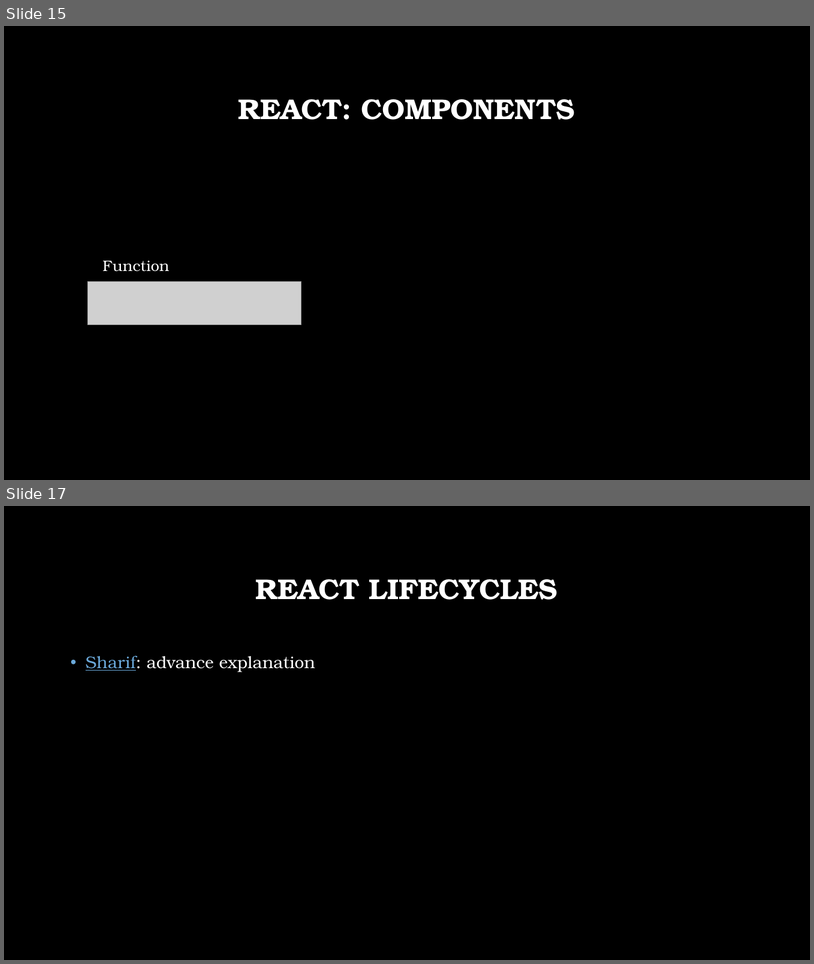
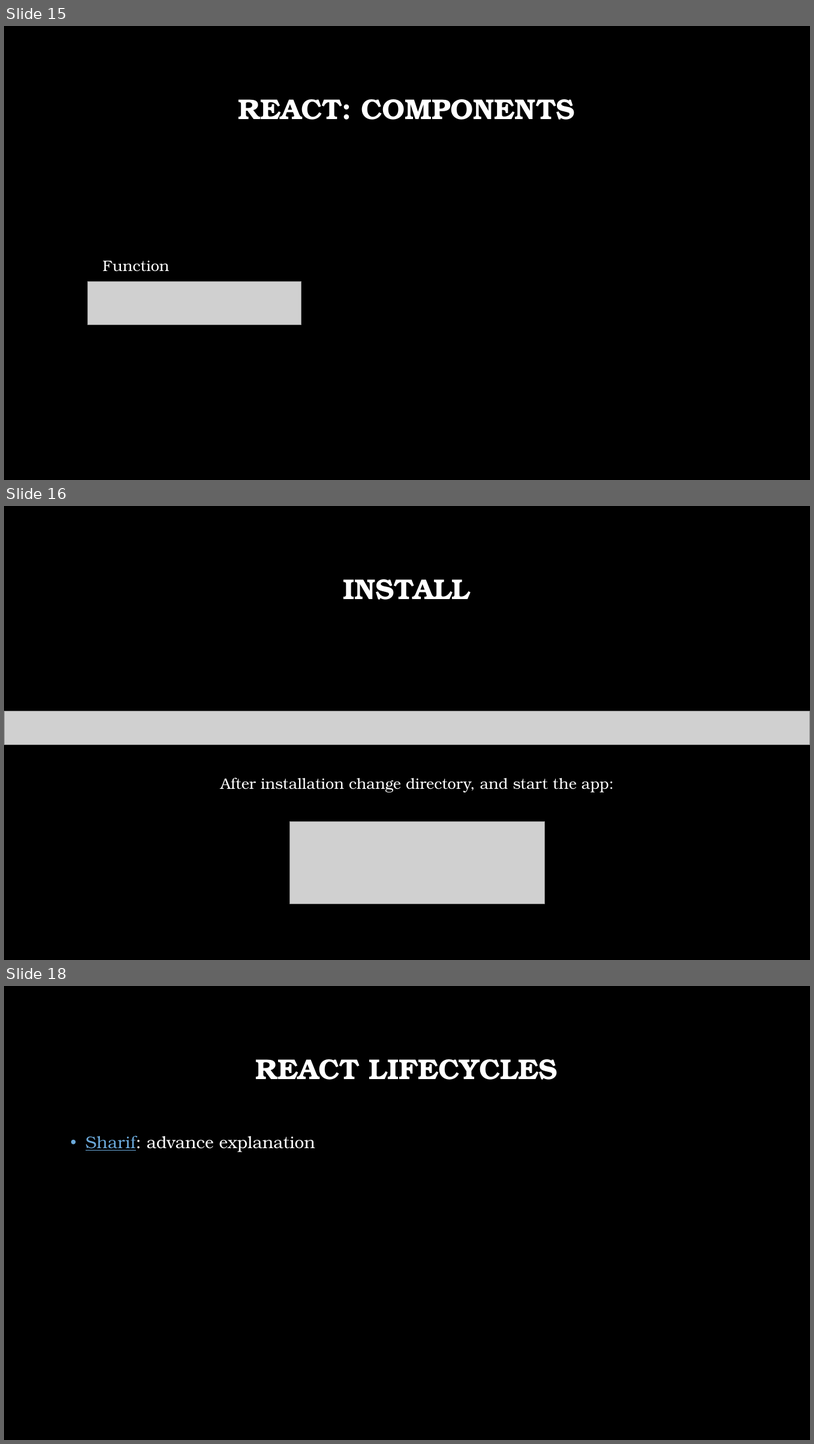
Before and after one commit to talyaron/full-stack, a slide deck: SPA/React/react.pptx. Shown one above the other, each under a label of ours: slides 15 and 17 before the commit, slides 15, 16 and 18 after it; the slides between them are not shown. The pictures are 814x964 and 814x1444 pixels, drawn with LibreOffice and Linux fonts; fonts in the diff are those of the drawing; grey boxes stand for pictures; background and template pictures are left out. Boxes give left, top, right and bottom in pixels: in the first picture for what was removed or moved away, otherwise in the second. Text is boxed around its words. In the diff, an @@ line names an element or a change of style, - is before the commit and + after.

```diff
--- a/SPA/React/react.pptx
+++ b/SPA/React/react.pptx
@@ slide 16 added at [4,506,810,960], background picture (left out) @@
@@ title added at [343,579,470,600], 34 pt, text #FFFFFF, bold @@
+INSTALL
@@ picture added at [4,711,810,744] @@
@@ text added at [221,777,614,792], 18 pt, text #FFFFFF @@
+After installation change directory, and start the app:
@@ picture added at [290,821,545,903] @@
@@ what was slide 17 is now slide 18 @@
```
Also in this commit, not shown: 1 slide changed, 2 other files.
